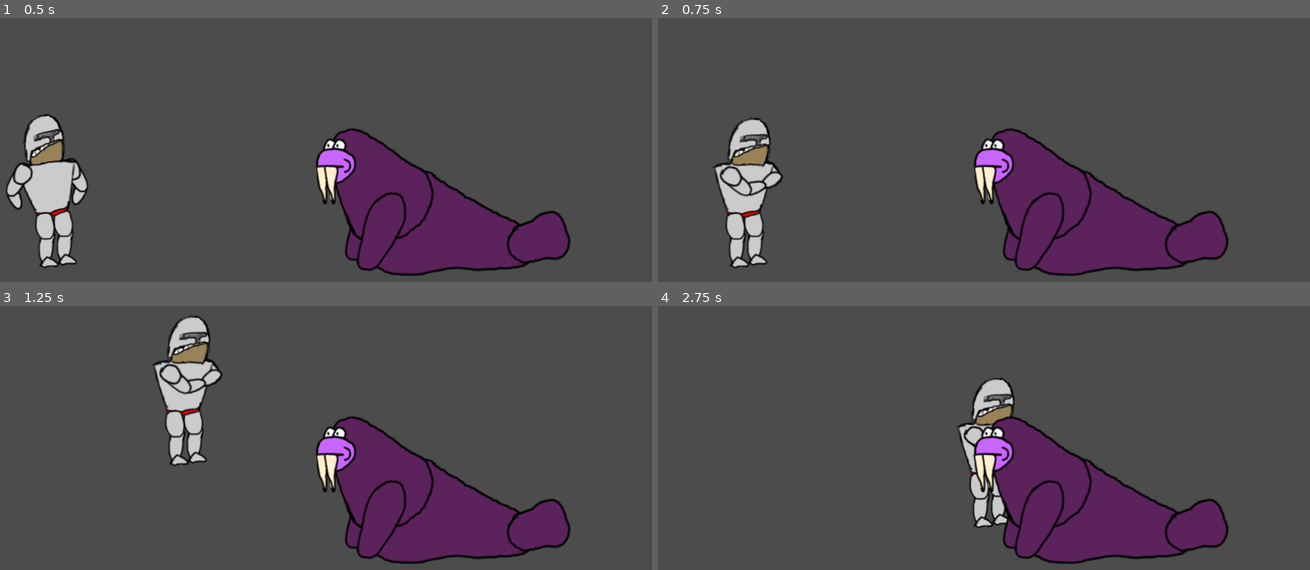
Above: before the commit, frames 1-4 (two rows, left to right).
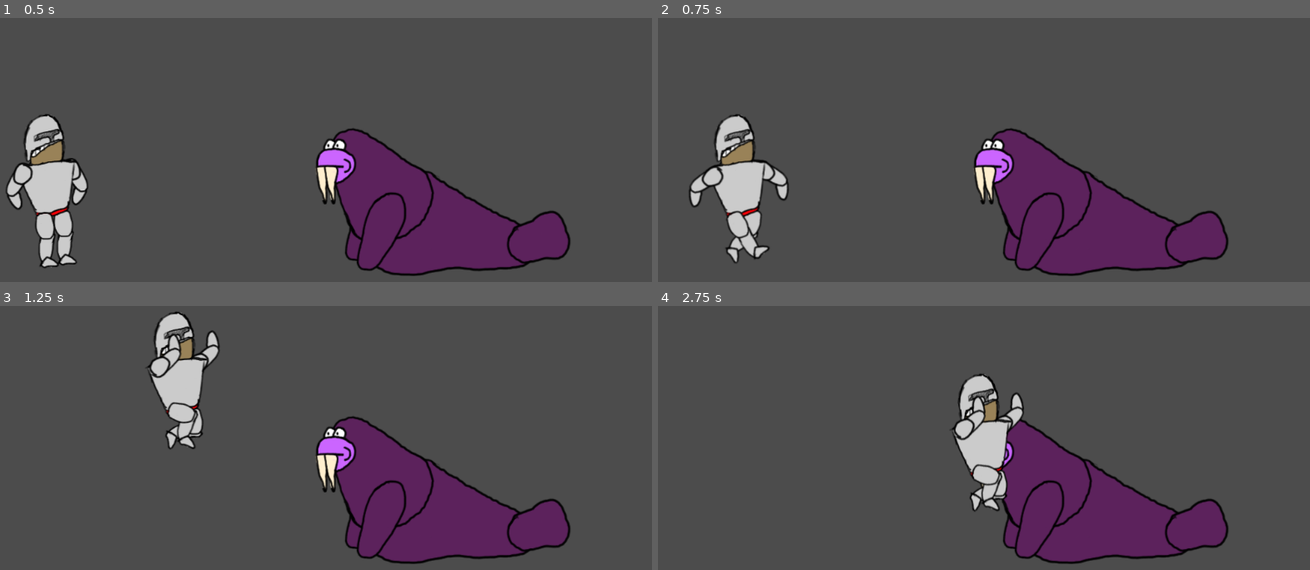
Above: after the commit, the same moments.

Repository: Wall-Dough/unstable
Game: Godot game, scene res://level/Level.tscn
Two runs of this game, one before a commit and one after it. Both use one fixed random seed, a clock stepped at 60 frames per second and the inputs below.
Inputs:
- Up to frame 1 (0.5 s): no input
- Up to frame 2 (0.75 s): hold Right (move_right) from 0.53 s (still down); hold S (give) from 0.53 s (still down)
- Up to frame 3 (1.25 s): keep holding Right (move_right); keep holding S (give); tap Up (jump) at 0.77, 0.8, 1.07 s
- Up to frame 4 (2.75 s): release Right (move_right) at 1.28 s; release S (give) at 1.28 s; hold A (kick_left) 1.28-2.03 s; tap Up (jump) at 1.35, 1.52, 1.82, 2.3 s; tap S (give) at 1.55 s; hold Right (move_right) from 2.03 s (still down); hold S (give) from 2.03 s (still down)

Frame 1 is identical in both runs. In frame 2, 3.0% of the frame differs, in the area x 4-21%, y 36-95%; in frame 3, 3.0%; in frame 4, 3.4%, in the area x 44-57%, y 25-85%.

Commit message:
Implement monster/player collision

Diff:
--- a/level/Level.tscn
+++ b/level/Level.tscn
@@ -13,11 +13,11 @@
 [node name="Level" type="Node2D"]
 script = ExtResource( 3 )
 
+[node name="Monster" parent="." instance=ExtResource( 1 )]
+position = Vector2( 682.919, 478.908 )
+
 [node name="Player" parent="." instance=ExtResource( 2 )]
 position = Vector2( 98.4064, 424.982 )
-
-[node name="Monster" parent="." instance=ExtResource( 1 )]
-position = Vector2( 682.919, 478.908 )
 
 [node name="floor" type="Node2D" parent="."]
 
--- a/monster/Monster.tscn
+++ b/monster/Monster.tscn
@@ -1,9 +1,12 @@
-[gd_scene load_steps=3 format=2]
+[gd_scene load_steps=4 format=2]
 
 [ext_resource path="res://images/textures.png" type="Texture" id=1]
 
 [sub_resource type="RectangleShape2D" id=1]
 extents = Vector2( 169.265, 10 )
+
+[sub_resource type="RectangleShape2D" id=2]
+extents = Vector2( 179.656, 107.718 )
 
 [node name="Monster" type="Node2D"]
 
@@ -23,3 +26,9 @@
 texture = ExtResource( 1 )
 polygon = PoolVector2Array( 177.08, 21.892, 158.08, 45.892, 150.08, 69.892, 152.08, 101.892, 163.08, 135.892, 186.08, 1 …(259 unchanged characters)…
 uv = PoolVector2Array( 177.08, 21.892, 158.08, 45.892, 150.08, 69.892, 152.08, 101.892, 163.08, 135.892, 186.08, 143.89 …(254 unchanged characters)…
+
+[node name="monster_detect" type="Area2D" parent="body"]
+
+[node name="collision" type="CollisionShape2D" parent="body/monster_detect"]
+position = Vector2( -9.2384, -95.8481 )
+shape = SubResource( 2 )
--- a/player/Player.gd
+++ b/player/Player.gd
@@ -7,6 +7,7 @@
 var rest_sprite
 var active_sprite
 var combat_mode = false
+var near_monster = false
 
 # Called when the node enters the scene tree for the first time.
 func _ready():
@@ -53,10 +54,11 @@
 		if Input.is_action_pressed("kick_right"):
 			return false
 	else:
-		if Input.is_action_pressed("give"):
-			return false
-		if Input.is_action_pressed("pet"):
-			return false
+		if near_monster:
+			if Input.is_action_pressed("give"):
+				return false
+			if Input.is_action_pressed("pet"):
+				return false
 	return true
 
 # Called every frame. 'delta' is the elapsed time since the previous frame.
@@ -90,7 +92,18 @@
 		elif Input.is_action_just_pressed("kick_right"):
 			kick_right()
 	else:
-		if Input.is_action_just_pressed("give"):
-			give()
-		elif Input.is_action_just_pressed("pet"):
-			pet()
+		if near_monster:
+			if Input.is_action_just_pressed("give"):
+				give()
+			elif Input.is_action_just_pressed("pet"):
+				pet()
+
+
+func _on_player_detect_area_entered(area):
+	if area.get_name() == "monster_detect":
+		near_monster = true
+
+
+func _on_player_detect_area_exited(area):
+	if area.get_name() == "monster_detect":
+		near_monster = false
--- a/player/Player.tscn
+++ b/player/Player.tscn
@@ -9,6 +9,9 @@
 
 [sub_resource type="RectangleShape2D" id=1]
 extents = Vector2( 29.1643, 10 )
+
+[sub_resource type="RectangleShape2D" id=3]
+extents = Vector2( 63.3844, 117.06 )
 
 [node name="Player" type="Node2D"]
 script = ExtResource( 2 )
@@ -106,4 +109,13 @@
 polygon = PoolVector2Array( 634.148, 562.831, 595.893, 588.334, 592.537, 614.509, 599.248, 633.972, 605.96, 637.328, 61 …(535 unchanged characters)…
 uv = PoolVector2Array( 634.148, 562.831, 595.893, 588.334, 592.537, 614.509, 599.248, 633.972, 605.96, 637.328, 616.027 …(530 unchanged characters)…
 
+[node name="player_detect" type="Area2D" parent="body"]
+position = Vector2( -10.3932, -109.706 )
+
+[node name="collision" type="CollisionShape2D" parent="body/player_detect"]
+position = Vector2( -3.46436, 4.61919 )
+shape = SubResource( 3 )
+
 [connection signal="body_entered" from="body" to="body" method="_on_body_body_entered"]
+[connection signal="area_entered" from="body/player_detect" to="." method="_on_player_detect_area_entered"]
+[connection signal="area_exited" from="body/player_detect" to="." method="_on_player_detect_area_exited"]
Not shown: 1 places in player/Player.tscn that only renumber resources
